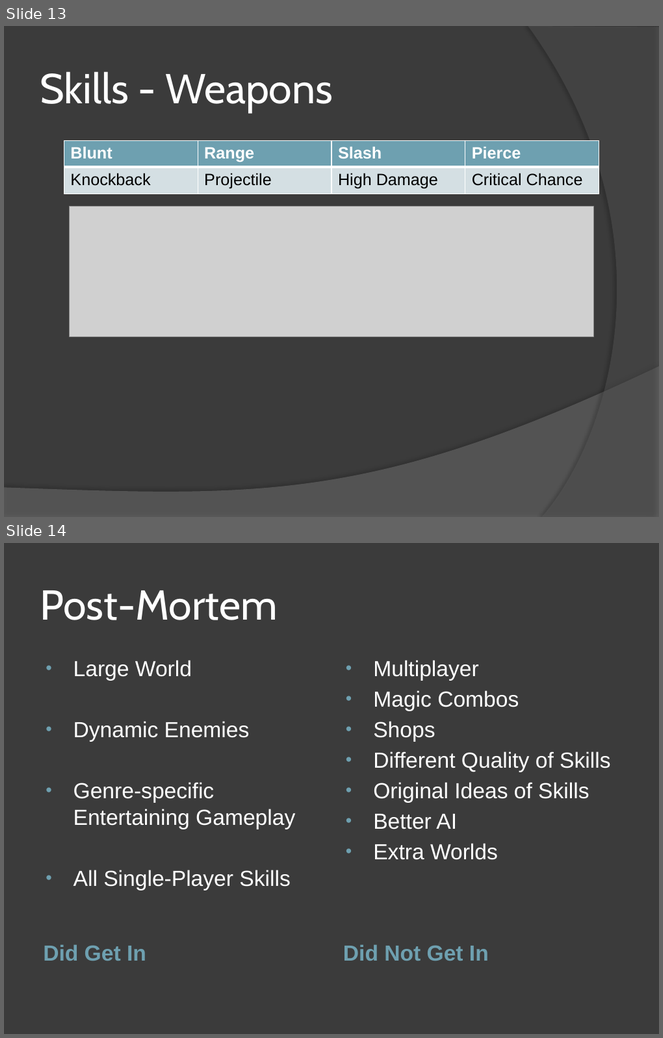
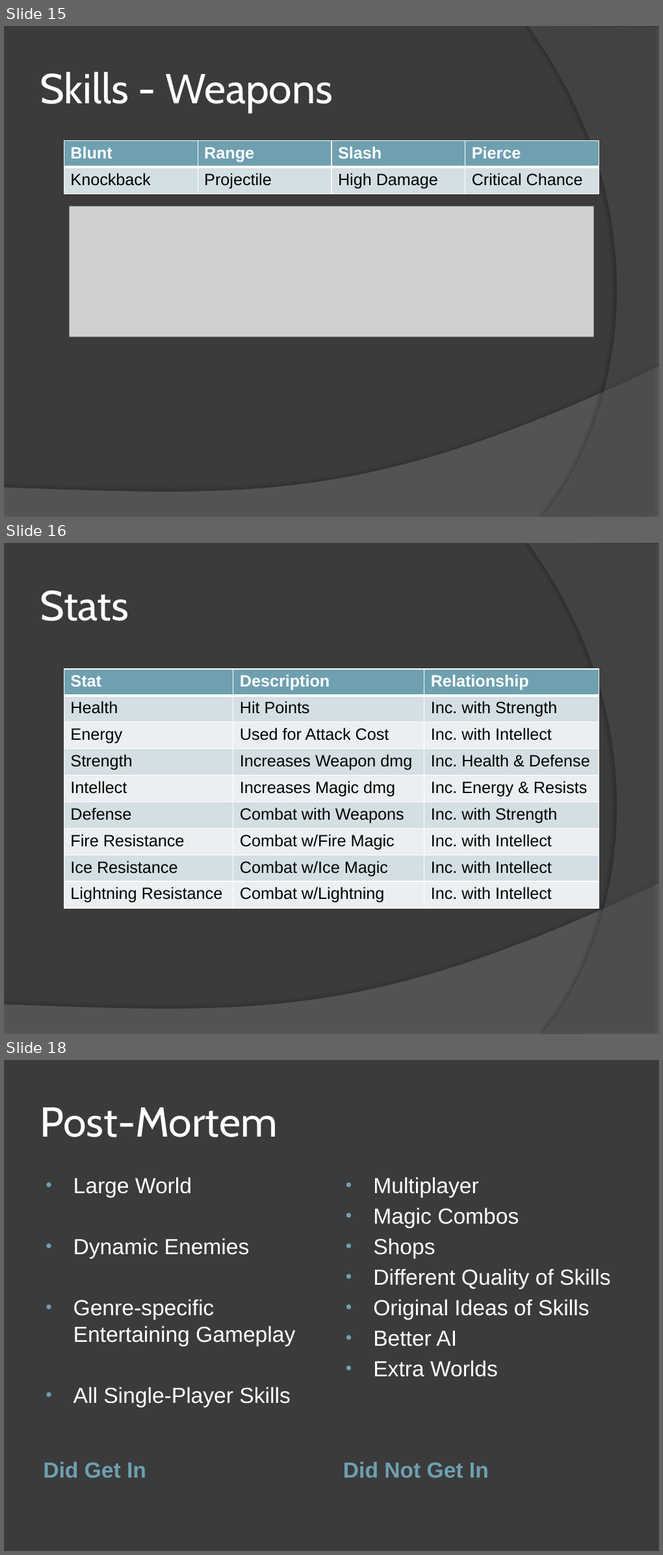
Before and after one commit to mattdude2489/Time-Warrior, a slide deck: Senior Project Files/Time Warrior.pptx. Shown one above the other, each under a label of ours: slides 13 and 14 before the commit, slides 15, 16 and 18 after it; the slides between them are not shown. The pictures are 663x1038 and 663x1555 pixels, drawn with LibreOffice and Linux fonts; fonts in the diff are those of the drawing; grey boxes stand for pictures. Boxes give left, top, right and bottom in pixels: in the first picture for what was removed or moved away, otherwise in the second. Text is boxed around its words. In the diff, an @@ line names an element or a change of style, - is before the commit and + after.

Commit message:
* added tables for uml diagram, controls, stats, & combat system to ppt

```diff
--- a/Senior Project Files/Time Warrior.pptx
+++ b/Senior Project Files/Time Warrior.pptx
@@ slide 16 added at box(4, 543, 659, 1034), background #3B3B3B; not listed: 2 template elements that a slide beside it also shows @@
@@ title added at box(40, 590, 129, 621), 46 pt, text #FFFFFF @@
+Stats
@@ table added at box(64, 670, 599, 908), 9 rows, 3 columns @@
+Stat | Description | Relationship
+Health | Hit Points | Inc. with Strength
+Energy | Used for Attack Cost | Inc. with Intellect
+Strength | Increases Weapon dmg | Inc. Health & Defense
+Intellect | Increases Magic dmg | Inc. Energy & Resists
+Defense | Combat with Weapons | Inc. with Strength
+Fire Resistance | Combat w/Fire Magic | Inc. with Intellect
+Ice Resistance | Combat w/Ice Magic | Inc. with Intellect
+Lightning Resistance | Combat w/Lightning | Inc. with Intellect
@@ what was slide 13 is now slide 15 @@
@@ what was slide 14 is now slide 18 @@
```
Also in this commit, not shown: 3 other slides added.
